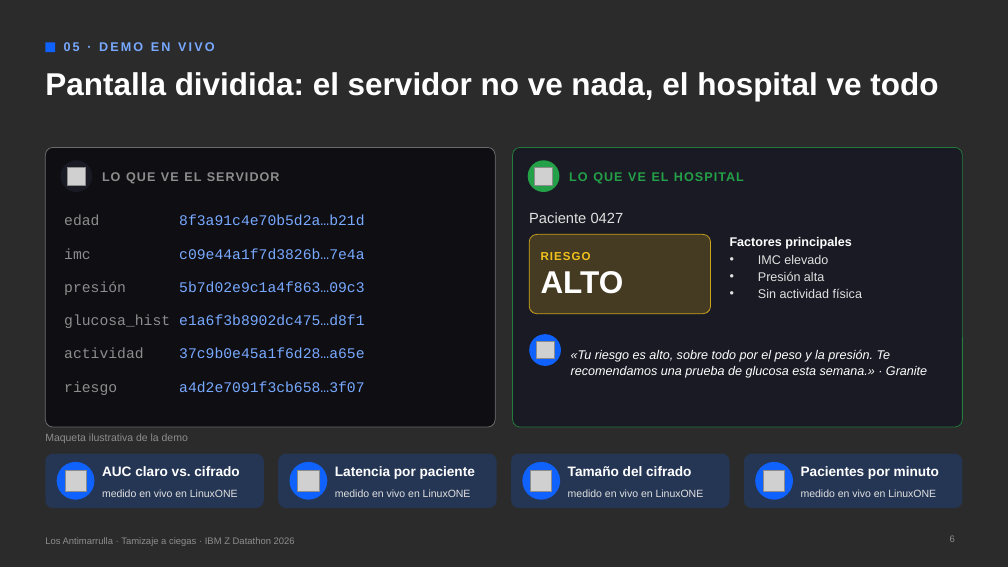
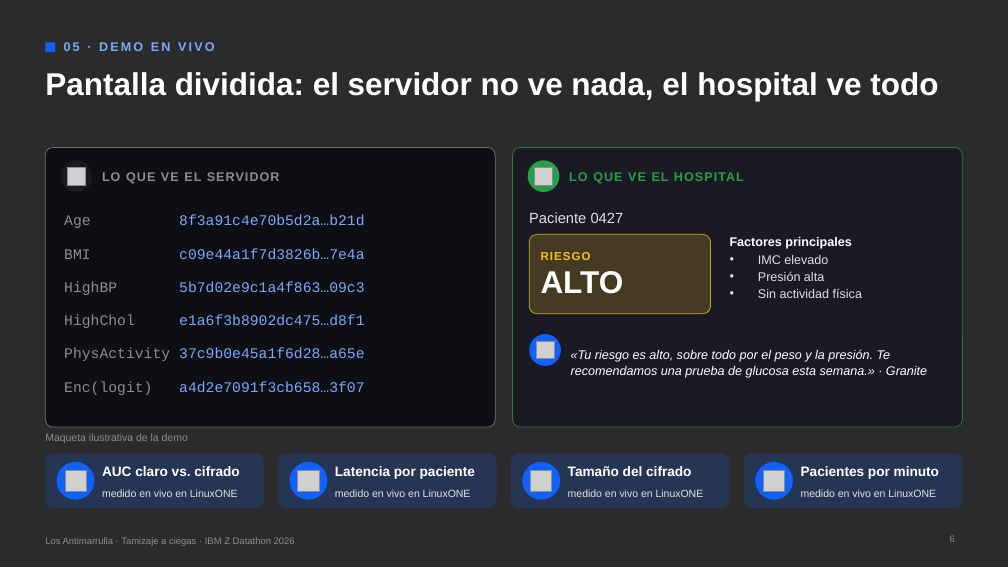
Before and after one commit to UACJ-MIAAD/antimarrulla-ibmz-datathon-2026, a slide deck: slide 6 of submission/Los_Antimarrulla_Pitch_Tamizaje.pptx. Drawn at 1008x567 pixels with LibreOffice and Linux fonts; fonts in the diff are those of the drawing; grey boxes stand for pictures; background and template pictures are left out; a plain dark background stands for a picture behind light text. Boxes give left, top, right and bottom in pixels: in the first picture for what was removed or moved away, otherwise in the second. Text is boxed around its words. In the diff, an @@ line names an element or a change of style, - is before the commit and + after.

```diff
--- a/submission/Los_Antimarrulla_Pitch_Tamizaje.pptx
+++ b/submission/Los_Antimarrulla_Pitch_Tamizaje.pptx
@@ text at (64,215,364,228): text changed @@
-edad 8f3a91c4e70b5d2a…b21d
+Age 8f3a91c4e70b5d2a…b21d
@@ text at (64,248,364,259): text changed @@
-imc c09e44a1f7d3826b…7e4a
+BMI c09e44a1f7d3826b…7e4a
@@ text at (64,281,364,295): text changed @@
-presión 5b7d02e9c1a4f863…09c3
+HighBP 5b7d02e9c1a4f863…09c3
@@ text at (64,314,364,328): text changed @@
-glucosa_hist e1a6f3b8902dc475…d8f1
+HighChol e1a6f3b8902dc475…d8f1
@@ text at (64,348,364,361): text changed @@
-actividad 37c9b0e45a1f6d28…a65e
+PhysActivity 37c9b0e45a1f6d28…a65e
@@ text at (64,381,364,395): text changed @@
-riesgo a4d2e7091f3cb658…3f07
+Enc(logit) a4d2e7091f3cb658…3f07
```
Also in this commit, not shown: 2 other slides changed, 24 other files.
